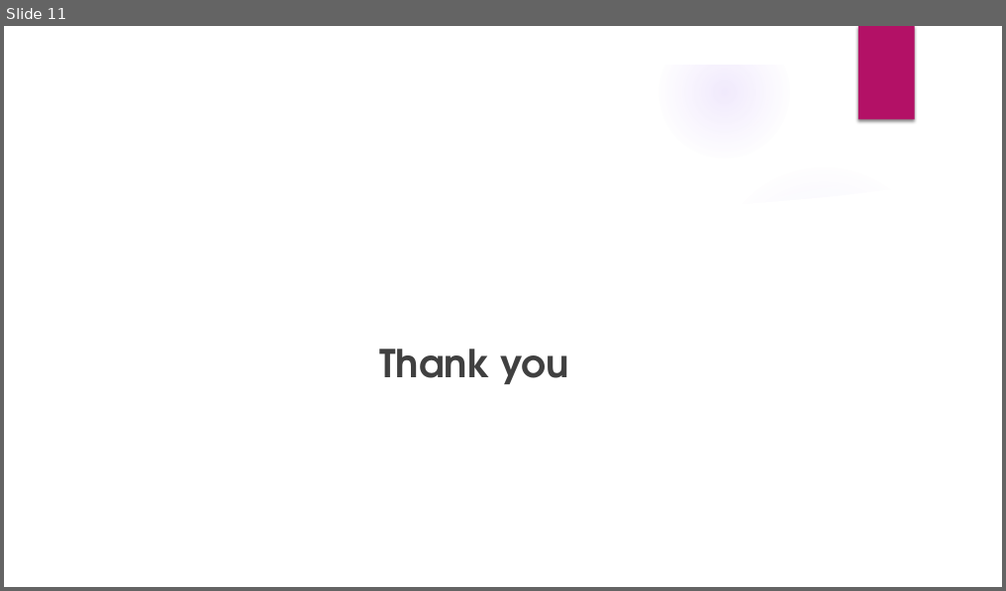
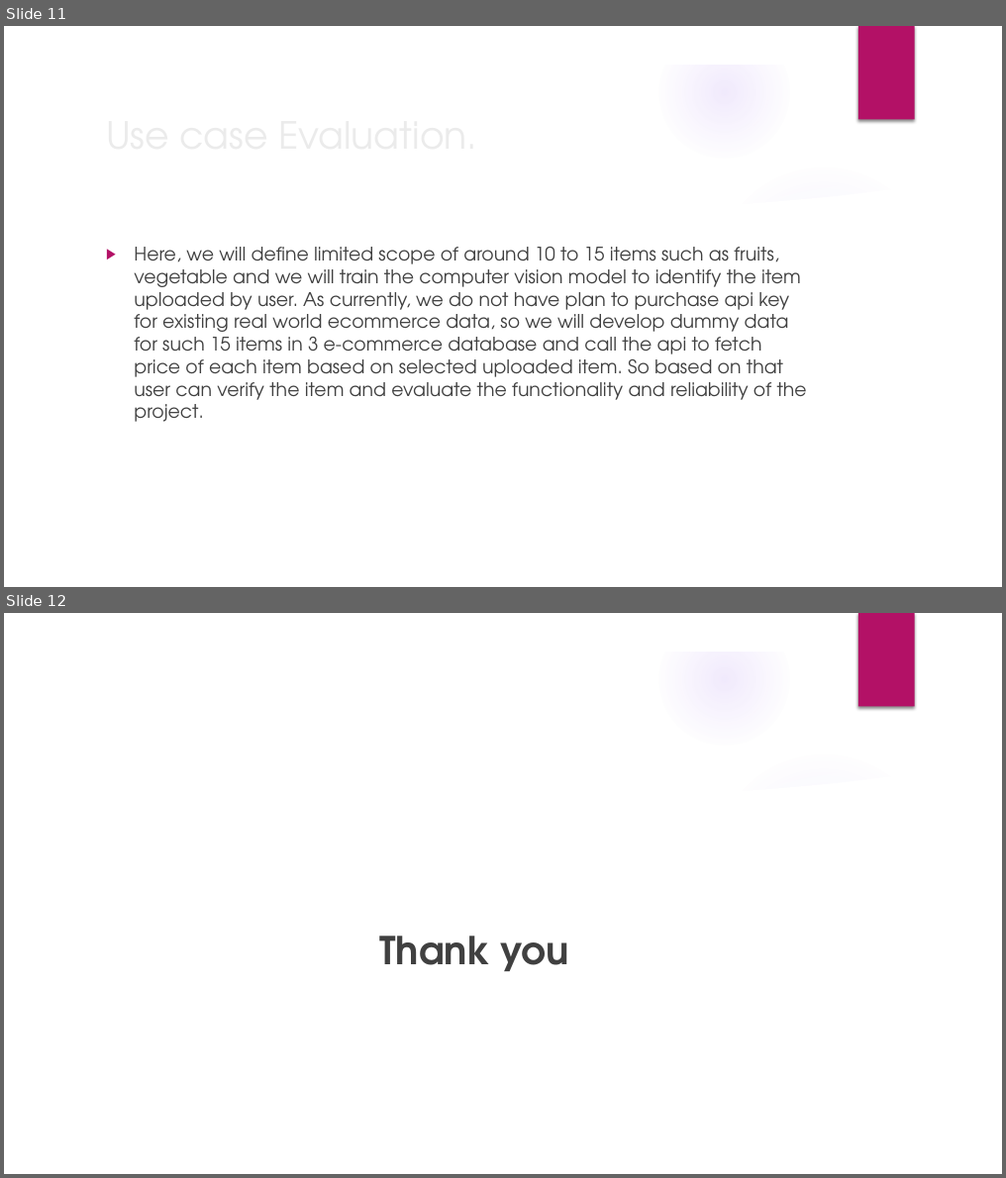
Before and after one commit to aititans5/CapstoneProject, a slide deck: PROJECT WARMUP.pptx. Shown one above the other, each under a label of ours: slide 11 before the commit, slides 11 and 12 after it. The pictures are 1006x591 and 1006x1178 pixels, drawn with LibreOffice and Linux fonts; fonts in the diff are those of the drawing; background and template pictures are left out. Boxes give left, top, right and bottom in pixels: in the first picture for what was removed or moved away, otherwise in the second. Text is boxed around its words. In the diff, an @@ line names an element or a change of style, - is before the commit and + after.

Commit message:
Updated user evaluation test case plan.

```diff
--- a/PROJECT WARMUP.pptx
+++ b/PROJECT WARMUP.pptx
@@ slide 11 added at (x1=4, y1=26, x2=1002, y2=587), background picture (left out); not listed: 9 template elements that a slide beside it also shows @@
@@ title added at (x1=98, y1=105, x2=816, y2=163), 36 pt, text #EBEBEB @@
+Use case Evaluation.
@@ text added at (x1=134, y1=247, x2=807, y2=422), 18 pt, text #404040 @@
+▶ Here, we will define limited scope of around 10 to 15 items such as fruits, vegetable and we will train the computer vision model to identify the item uploaded by user. As currently, we do not have plan to purchase api key for existing real world ecommerce data, so we will develop dummy data for such 15 items in 3 e-commerce database and call the api to fetch price of each item based on selected uploaded item. So based on that user can verify the item and evaluate the functionality and reliability of the project.
@@ what was slide 11 is now slide 12 @@
```
Also in this commit, not shown: 1 slide changed.
